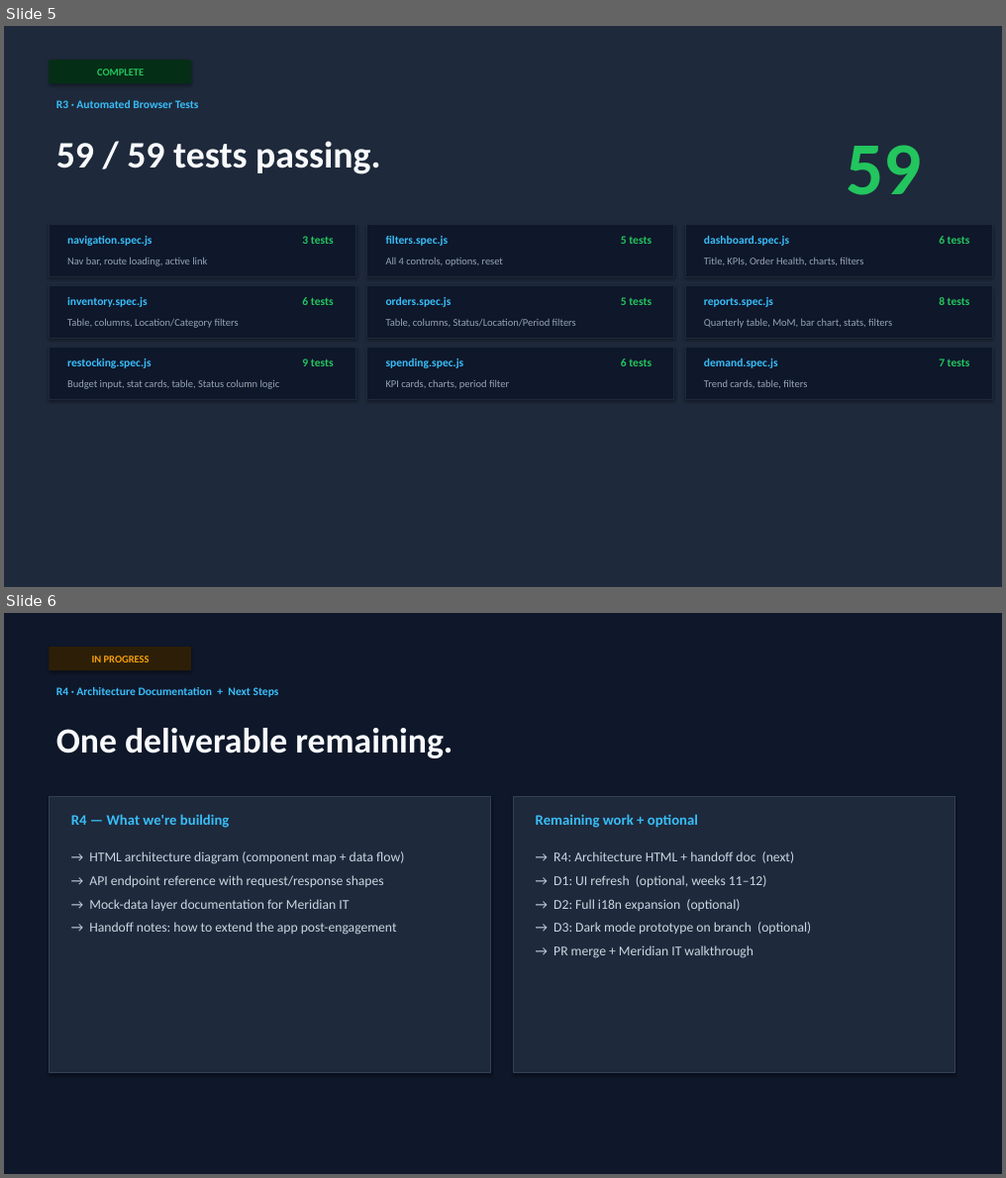
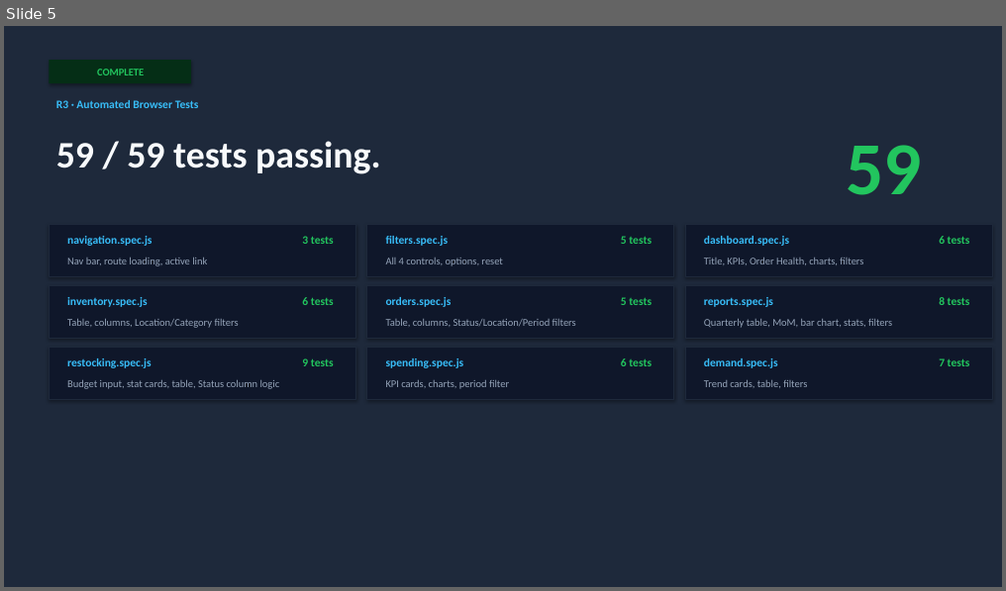
Before and after one commit to lindsey-anthropic/meridian-workshop, a slide deck: proposal/progress-report.pptx. Shown one above the other, each under a label of ours: slides 5 and 6 before the commit, slide 5 after it. The pictures are 1006x1178 and 1006x591 pixels, drawn with LibreOffice and Linux fonts; fonts in the diff are those of the drawing. Boxes give left, top, right and bottom in pixels: in the first picture for what was removed or moved away, otherwise in the second. Text is boxed around its words. In the diff, an @@ line names an element or a change of style, - is before the commit and + after.

```diff
--- a/proposal/progress-report.pptx
+++ b/proposal/progress-report.pptx
@@ slide 6 removed at <box>4,613,1002,1174</box>, background #0F172A @@
@@ rectangle removed at <box>49,647,191,670</box> @@
@@ text removed at <box>92,656,150,663</box> @@
-IN PROGRESS
@@ text removed at <box>56,687,279,697</box> @@
-R4 · Architecture Documentation + Next Steps
@@ text removed at <box>56,728,452,759</box> @@
-One deliverable remaining.
@@ rectangle removed at <box>49,796,491,1073</box> @@
@@ text removed at <box>71,814,229,828</box> @@
-R4 — What we're building
@@ rectangle removed at <box>513,796,954,1073</box> @@
@@ text removed at <box>536,814,698,828</box> @@
-Remaining work + optional
@@ text removed at <box>89,852,404,935</box> @@
-→ HTML architecture diagram (component map + data flow)
-→ API endpoint reference with request/response shapes
-→ Mock-data layer documentation for Meridian IT
-→ Handoff notes: how to extend the app post-engagement
@@ text removed at <box>553,852,811,959</box> @@
-→ R4: Architecture HTML + handoff doc (next)
-→ D1: UI refresh (optional, weeks 11–12)
-→ D2: Full i18n expansion (optional)
-→ D3: Dark mode prototype on branch (optional)
-→ PR merge + Meridian IT walkthrough
```
Also in this commit, not shown: 2 slides changed, 2 slides added, 1 other file.
